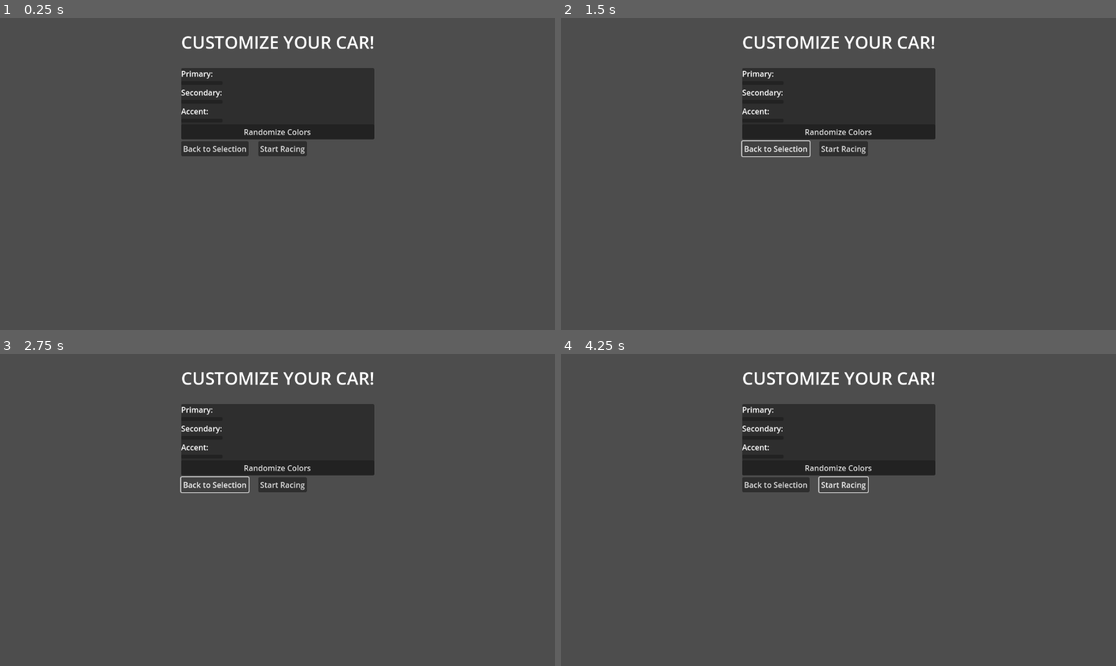
Above: before the commit, frames 1-4 (two rows, left to right).
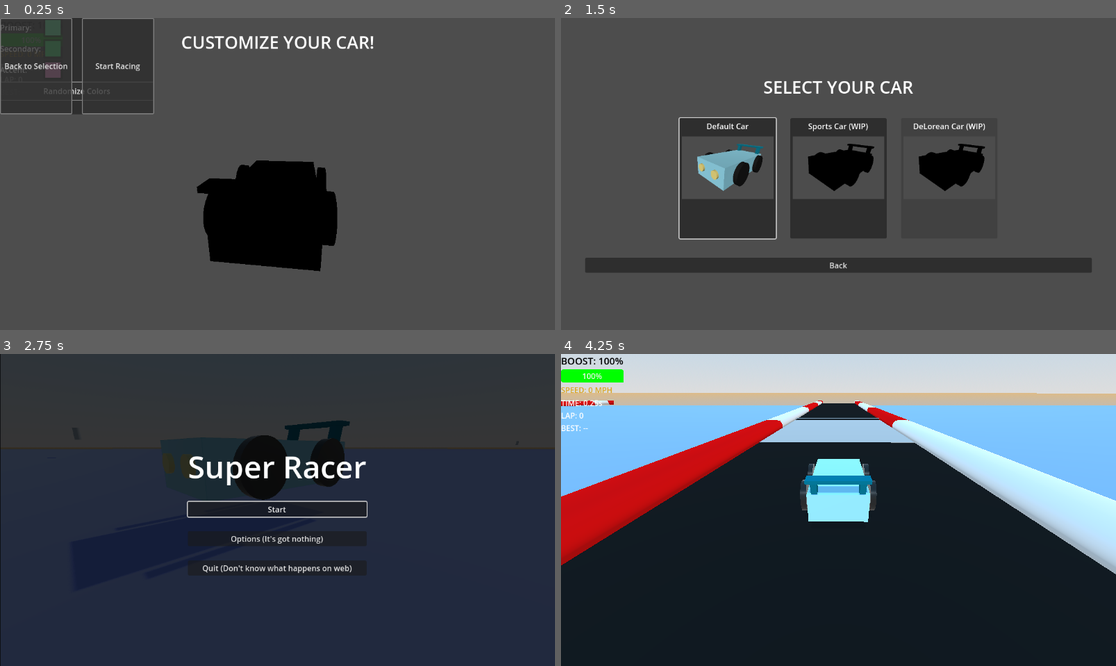
Above: after the commit, the same moments.

Repository: SirWadles/Super-Racer
Game: Godot game, scene res://scenes/car_customization.tscn
Two runs of this game, one before a commit and one after it. Both use one fixed random seed, a clock stepped at 60 frames per second and the inputs below. This scene is started directly instead of the project's main scene. Sound files missing from this copy of the repository are replaced by a short silence.
Inputs (mouse positions are in pixels of both pictures, inside the frame that each line leads up to):
- Up to frame 1 (0.25 s): no input
- Up to frame 2 (1.5 s): click "Randomize Colors" at 0.5 s; click "Back to Selection" at 1.25 s
- Up to frame 3 (2.75 s): click "Back to Selection" (after the commit: "Back") at 2 s
- Up to frame 4 (4.25 s): click (838, 510) at 2.75 s, where only the run after the commit has a clickable "Start"; click (844, 485) at 3.5 s, where only the run before the commit has a clickable "Start Racing"

The runs differ from the first frame. In frame 1, 23% of the frame differs, in the area x 0-68%, y 0-82%; in frame 2, 21%; in frame 3, 92%; in frame 4, 99%, in the area x 0-100%, y 0-100%.
Error before the commit: Trying to assign value of type 'Node3D' to a variable of type 'CharacterBody3D'. (res://scripts/car_customization.gd:27)

Commit message:
Car Customization (WIP2)
Almost done with it. The issue I am having is the gravity of the car still exist so I'm going to shove a floor I think. Also need to fix the UI as the speed and stuff still shows.

Diff:
--- a/global.gd
+++ b/global.gd
@@ -1,6 +1,7 @@
 extends Node
 
 var selected_car_path ="res://scenes/car.tscn"
+var customization_data = {}
 
 func set_selected_car(scene_path):
 	selected_car_path = scene_path
@@ -11,3 +12,9 @@
 	else:
 		print("Error: Scene not found")
 		return load("res://scenes/car.tscn")
+
+func set_value(key, value):
+	customization_data[key] = value
+
+func get_value(key, default = null):
+	return customization_data.get(key, default)
--- a/scenes/car_customization.tscn
+++ b/scenes/car_customization.tscn
@@ -23,13 +23,6 @@
 [node name="Camera3D" type="Camera3D" parent="CarPreview/SubViewport"]
 transform = Transform3D(-0.707107, -0.183013, 0.683013, 1.49012e-08, 0.965926, 0.258819, -0.707107, 0.183013, -0.683012, 2.80447, 2.34255, -3.37049)
 
-[node name="HoverSoundPlayer" type="AudioStreamPlayer2D" parent="."]
-stream = ExtResource("2_5id6k")
-
-[node name="ClickSoundPlayer" type="AudioStreamPlayer2D" parent="."]
-stream = ExtResource("3_ygs3q")
-volume_db = -10.0
-
 [node name="TitleLabel" type="Label" parent="."]
 offset_left = 375.5
 offset_top = 25.0
@@ -38,60 +31,62 @@
 theme_override_font_sizes/font_size = 36
 text = "CUSTOMIZE YOUR CAR!"
 
-[node name="PanelContainer" type="PanelContainer" parent="."]
-offset_left = 375.5
-offset_top = 104.0
-offset_right = 776.5
-offset_bottom = 252.0
+[node name="MarginContainer" type="MarginContainer" parent="."]
+offset_right = 40.0
+offset_bottom = 40.0
 
-[node name="VBoxContainer" type="VBoxContainer" parent="PanelContainer"]
+[node name="VBoxContainer" type="VBoxContainer" parent="MarginContainer"]
 layout_mode = 2
 
-[node name="ColorGrid" type="GridContainer" parent="PanelContainer/VBoxContainer"]
+[node name="CustomizationPanel" type="PanelContainer" parent="MarginContainer/VBoxContainer"]
 layout_mode = 2
 
-[node name="PrimaryColorLabel" type="Label" parent="PanelContainer/VBoxContainer/ColorGrid"]
+[node name="VBoxContainer" type="VBoxContainer" parent="MarginContainer/VBoxContainer/CustomizationPanel"]
+layout_mode = 2
+
+[node name="ColorGrid" type="GridContainer" parent="MarginContainer/VBoxContainer/CustomizationPanel/VBoxContainer"]
+layout_mode = 2
+
+[node name="PrimaryColorLabel" type="Label" parent="MarginContainer/VBoxContainer/CustomizationPanel/VBoxContainer/ColorGrid"]
 layout_mode = 2
 text = "Primary:"
 
-[node name="PrimaryColorPicker" type="ColorPickerButton" parent="PanelContainer/VBoxContainer/ColorGrid"]
+[node name="PrimaryColorPicker" type="ColorPickerButton" parent="MarginContainer/VBoxContainer/CustomizationPanel/VBoxContainer/ColorGrid"]
 layout_mode = 2
 
-[node name="SecondaryColorLabel" type="Label" parent="PanelContainer/VBoxContainer/ColorGrid"]
+[node name="SecondaryColorLabel" type="Label" parent="MarginContainer/VBoxContainer/CustomizationPanel/VBoxContainer/ColorGrid"]
 layout_mode = 2
 text = "Secondary:"
 
-[node name="SecondaryColorPicker" type="ColorPickerButton" parent="PanelContainer/VBoxContainer/ColorGrid"]
+[node name="SecondaryColorPicker" type="ColorPickerButton" parent="MarginContainer/VBoxContainer/CustomizationPanel/VBoxContainer/ColorGrid"]
 layout_mode = 2
 
-[node name="AccentColorLabel" type="Label" parent="PanelContainer/VBoxContainer/ColorGrid"]
+[node name="AccentColorLabel" type="Label" parent="MarginContainer/VBoxContainer/CustomizationPanel/VBoxContainer/ColorGrid"]
 layout_mode = 2
 text = "Accent:"
 
-[node name="AccentColorPicker" type="ColorPickerButton" parent="PanelContainer/VBoxContainer/ColorGrid"]
+[node name="AccentColorPicker" type="ColorPickerButton" parent="MarginContainer/VBoxContainer/CustomizationPanel/VBoxContainer/ColorGrid"]
 layout_mode = 2
 
-[node name="RandomizeButton" type="Button" parent="PanelContainer/VBoxContainer"]
+[node name="RandomizeButton" type="Button" parent="MarginContainer/VBoxContainer/CustomizationPanel/VBoxContainer"]
 layout_mode = 2
 text = "Randomize Colors"
 
-[node name="ActionButtons" type="HBoxContainer" parent="."]
-offset_left = 375.5
-offset_top = 256.0
-offset_right = 776.5
-offset_bottom = 287.0
+[node name="ActionButtons" type="HBoxContainer" parent="MarginContainer"]
+layout_mode = 2
 theme_override_constants/separation = 20
 
-[node name="BackButton" type="Button" parent="ActionButtons"]
+[node name="BackButton" type="Button" parent="MarginContainer/ActionButtons"]
 layout_mode = 2
 text = "Back to Selection"
 
-[node name="ConfirmButton" type="Button" parent="ActionButtons"]
+[node name="ConfirmButton" type="Button" parent="MarginContainer/ActionButtons"]
 layout_mode = 2
 text = "Start Racing"
 
-[node name="ColorOptions" type="HBoxContainer" parent="."]
-offset_left = 375.5
-offset_top = 291.0
-offset_right = 776.5
-offset_bottom = 291.0
+[node name="HoverSoundPlayer" type="AudioStreamPlayer2D" parent="."]
+stream = ExtResource("2_5id6k")
+
+[node name="ClickSoundPlayer" type="AudioStreamPlayer2D" parent="."]
+stream = ExtResource("3_ygs3q")
+volume_db = -10.0
--- a/scripts/car.gd
+++ b/scripts/car.gd
@@ -104,6 +104,8 @@
 	add_child(audio_options)
 	audio_options.visible = false
 	audio_options.process_mode = Node.PROCESS_MODE_ALWAYS
+
+	apply_customization()
 
 func _process(delta):
 	if game_ui:
@@ -474,3 +476,18 @@
 		drift_sound_player.stop()
 	if car_music_player:
 		car_music_player.stop()
+
+func apply_customization():
+	var config = ConfigFile.new()
+	if config.has_section_key("car_customization", "primary_color"):
+			var primary_color = config.get_value("car_customization", "primary_color")
+			apply_color_to_materials("primary", primary_color)
+	if config.has_section_key("car_customization", "secondary_color"):
+		var secondary_color = config.get_value("car_customization", "secondary_color")
+		apply_color_to_materials("secondary", secondary_color)
+	if config.has_section_key("car_customization", "accent_color"):
+		var accent_color = config.get_value("car_customization", "accent_color")
+		apply_color_to_materials("accent", accent_color)
+
+func apply_color_to_materials(material_type: String, color: Color):
+	pass
--- a/scripts/car_customization.gd
+++ b/scripts/car_customization.gd
@@ -3,16 +3,16 @@
 @onready var car_preview = $CarPreview
 @onready var sub_viewport = $CarPreview/SubViewport
 @onready var preview_camera = $CarPreview/SubViewport/Camera3D
-@onready var primary_color_picker = $PanelContainer/VBoxContainer/ColorGrid/PrimaryColorPicker
-@onready var secondary_color_picker = $PanelContainer/VBoxContainer/ColorGrid/SecondaryColorPicker
-@onready var accent_color_picker = $PanelContainer/VBoxContainer/ColorGrid/AccentColorPicker
-@onready var randomize_button = $PanelContainer/VBoxContainer/RandomizeButton
-@onready var confirm_button = $ActionButtons/ConfirmButton
-@onready var back_button = $ActionButtons/BackButton
+@onready var primary_color_picker = $MarginContainer/VBoxContainer/CustomizationPanel/VBoxContainer/ColorGrid/PrimaryColorPicker
+@onready var secondary_color_picker = $MarginContainer/VBoxContainer/CustomizationPanel/VBoxContainer/ColorGrid/SecondaryColorPicker
+@onready var accent_color_picker = $MarginContainer/VBoxContainer/CustomizationPanel/VBoxContainer/ColorGrid/AccentColorPicker
+@onready var randomize_button = $MarginContainer/VBoxContainer/CustomizationPanel/VBoxContainer/RandomizeButton
+@onready var confirm_button = $MarginContainer/ActionButtons/ConfirmButton
+@onready var back_button = $MarginContainer/ActionButtons/BackButton
 @onready var hover_sound_player = $HoverSoundPlayer
 @onready var click_sound_player = $ClickSoundPlayer
 
-var car_instance: CharacterBody3D
+var car_instance: Node3D
 var car_materials: Array = []
 var primary_materials: Array = []
 var secondary_materials: Array = []
@@ -25,10 +25,20 @@
 	var car_scene = Global.get_selected_car()
 	if car_scene:
 		car_instance = car_scene.instantiate()
-		car_preview.add_child(car_instance)
-		car_instance.set_physics_process(false)
-		car_instance.set_process_input(false)
+		sub_viewport.add_child(car_instance)
+		if car_instance and CharacterBody3D:
+			car_instance.set_physics_process(false)
+			car_instance.set_process_input(false)
 		car_instance.position = Vector3(0, 0, 0)
+		extract_car_materials(car_instance)
+		categorize_materials()
+		connect_signals()
+		apply_ui_theme()
+		setup_container_sizes()
+		if not load_customization():
+			randomize_all_colors()
+	else:
+		push_error("Failed to load car scene")
 
 func _process(delta):
 	current_camera_angle += camera_rotation_speed * delta
@@ -38,3 +48,187 @@
 		cos(current_camera_angle) * 5.0
 	)
 	preview_camera.look_at(Vector3(0, 0.5, 0))
+
+func connect_signals():
+	primary_color_picker.color_changed.connect(_on_primary_color_changed)
+	secondary_color_picker.color_changed.connect(_on_secondary_color_changed)
+	accent_color_picker.color_changed.connect(_on_accent_color_changed)
+
+	randomize_button.pressed.connect(_on_randomize_button_pressed)
+	back_button.pressed.connect(_on_back_button_pressed)
+	confirm_button.pressed.connect(_on_confirm_button_pressed)
+
+	randomize_button.mouse_entered.connect(_on_button_mouse_hover)
+	back_button.mouse_entered.connect(_on_button_mouse_hover)
+	confirm_button.mouse_entered.connect(_on_button_mouse_hover)
+	primary_color_picker.mouse_entered.connect(_on_button_mouse_hover)
+	secondary_color_picker.mouse_entered.connect(_on_button_mouse_hover)
+	accent_color_picker.mouse_entered.connect(_on_button_mouse_hover)
+
+func extract_car_materials(node: Node):
+	if node is MeshInstance3D:
+		var mesh_instance = node as MeshInstance3D
+		for i in range(mesh_instance.get_surface_override_material_count()):
+			var material = mesh_instance.get_surface_override_material(i)
+			if material and material not in car_materials:
+				car_materials.append(material)
+		if mesh_instance.material_override and mesh_instance.material_override not in car_materials:
+			car_materials.append(mesh_instance.material_override)
+	for child in node.get_children():
+		extract_car_materials(child)
+
+func categorize_materials():
+	primary_materials.clear()
+	secondary_materials.clear()
+	accent_materials.clear()
+	for material in car_materials:
+		var material_name = ""
+		if material.resource_path:
+			material_name = material.get_file().to_lower()
+		else:
+			material_name = str(material).to_lower()
+		if "body" in material_name or "primary" in material_name or "main" in material_name:
+			primary_materials.append(material)
+		elif "trim" in material_name or "secondary" in material_name or "window" in material_name:
+			secondary_materials.append(material)
+		elif "accent" in material_name or "detail" in material_name or "light" in material_name or "glass" in material_name:
+			accent_materials.append(material)
+		else:
+			primary_materials.append(material)
+	if primary_materials.is_empty() and not car_materials.is_empty():
+		primary_materials = car_materials.duplicate()
+
+func _on_primary_color_changed(color: Color):
+	apply_color_to_materials(primary_materials, color)
+
+func _on_secondary_color_changed(color: Color):
+	apply_color_to_materials(secondary_materials, color)
+
+func _on_accent_color_changed(color: Color):
+	apply_color_to_materials(accent_materials, color)
+
+func apply_color_to_materials(materials: Array, color: Color):
+	for material in materials:
+		if material is StandardMaterial3D:
+			var standart_material = material as StandardMaterial3D
+			standart_material.albedo_color = color
+		elif material is BaseMaterial3D:
+			if material.has_method("set_albedo"):
+				material.set_albedo(color)
+
+func randomize_all_colors():
+	var primary_color = generate_random_color()
+	var secondary_color = generate_random_color()
+	var accent_color = generate_complementary_color(primary_color)
+
+	primary_color_picker.color = primary_color
+	secondary_color_picker.color = secondary_color
+	accent_color_picker.color = accent_color
+	_on_primary_color_changed(primary_color)
+	_on_secondary_color_changed(secondary_color)
+	_on_accent_color_changed(accent_color)
+
+func generate_random_color() -> Color:
+	var hue = randf()
+	var saturation = randf_range(0.6, 0.9)
+	var value = randf_range(0.6, 0.9)
+	return Color.from_hsv(hue, saturation, value)
+
+func generate_complementary_color(base_color: Color) -> Color:
+	var hue = fmod(base_color.h + 0.5, 1.0)
+	var saturation = clamp(base_color.s + randf_range(-0.2, 0.2), 0.4, 1.0)
+	var value = clamp(base_color.v + randf_range(-0.2, 0.2), 0.4, 1.0)
+	return Color.from_hsv(hue, saturation, value)
+
+func _on_randomize_button_pressed():
+	play_click_sound()
+	randomize_all_colors()
+
+func _on_confirm_button_pressed():
+	play_click_sound()
+	save_customization()
+	get_tree().change_scene_to_file("res://scenes/car.tscn")
+
+func _on_back_button_pressed():
+	play_click_sound()
+	save_customization()
+	get_tree().change_scene_to_file("res://scenes/car_selection.tscn")
+
+func _on_button_mouse_hover():
+	if hover_sound_player and hover_sound_player.stream:
+		hover_sound_player.play()
+
+func play_click_sound():
+	if click_sound_player and click_sound_player.stream:
+		click_sound_player.play()
+
+func save_customization() -> bool:
+	Global.set_value("car_primary_color", primary_color_picker.color)
+	Global.set_value("car_secondary_color", secondary_color_picker.color)
+	Global.set_value("car_accent_color", accent_color_picker.color)
+
+	var config = ConfigFile.new()
+	config.set_value("car_customization", "primary_color", primary_color_picker.color)
+	config.set_value("car_customization", "secondary_color", secondary_color_picker.color)
+	config.set_value("car_customization", "accent_color", accent_color_picker.color)
+	var error = config.save("user://car_customization.cfg")
+	if error != OK:
+		push_error("Failed to save" + str(error))
+		return false
+	return true
+
+func load_customization() -> bool:
+	var config = ConfigFile.new()
+	var error = config.load("user://car_customization.cfg")
+	if error == OK:
+		if config.has_section_key("car_customization", "primary_color"):
+			var primary_color = config.get_value("car_customization", "primary_color")
+			primary_color_picker.color = primary_color
+			_on_primary_color_changed(primary_color)
+		if config.has_section_key("car_customization", "secondary_color"):
+			var secondary_color = config.get_value("car_customization", "secondary_color")
+			secondary_color_picker.color = secondary_color
+			_on_secondary_color_changed(secondary_color)
+		if config.has_section_key("car_customization", "accent_color"):
+			var accent_color = config.get_value("car_customization", "accent_color")
+			accent_color_picker.color = accent_color
+			_on_accent_color_changed(accent_color)
+		return true
+	return false
+
+func apply_ui_theme():
+	var theme = Theme.new()
+	var button_style = StyleBoxFlat.new()
+	button_style.bg_color = Color(0.2, 0.2, 0.2, 0.8)
+	button_style.border_color = Color(0.5, 0.5, 0.5)
+	button_style.border_width_left = 2
+	button_style.border_width_top = 2
+	button_style.border_width_right = 2
+	button_style.border_width_bottom = 2
+	button_style.corner_radius_top_left = 2
+	button_style.corner_radius_top_right = 2
+	button_style.corner_radius_bottom_left = 2
+	button_style.corner_radius_bottom_right = 2
+	theme.set_stylebox("normal", "Button", button_style)
+	var font = ThemeDB.fallback_font
+	var font_size = 18
+	theme.set_font("font", "Label", font)
+	theme.set_font_size("font_size", "Label", 20)
+	randomize_button.theme = theme
+	confirm_button.theme = theme
+	back_button.theme = theme
+
+func setup_container_sizes():
+	var customization_panel = $MarginContainer/VBoxContainer/CustomizationPanel
+	customization_panel.custom_minimum_size = Vector2(200, 200)
+	var color_grid = $MarginContainer/VBoxContainer/CustomizationPanel/VBoxContainer/ColorGrid
+	color_grid.columns = 2
+	var action_buttons = $MarginContainer/ActionButtons
+	action_buttons.add_theme_constant_override("separation", 20)
+	randomize_button.custom_minimum_size = Vector2(200, 40)
+	back_button.custom_minimum_size = Vector2(150, 50)
+	confirm_button.custom_minimum_size = Vector2(150, 50)
+
+	primary_color_picker.custom_minimum_size = Vector2(40, 40)
+	secondary_color_picker.custom_minimum_size = Vector2(40, 40)
+	accent_color_picker.custom_minimum_size = Vector2(40, 40)
